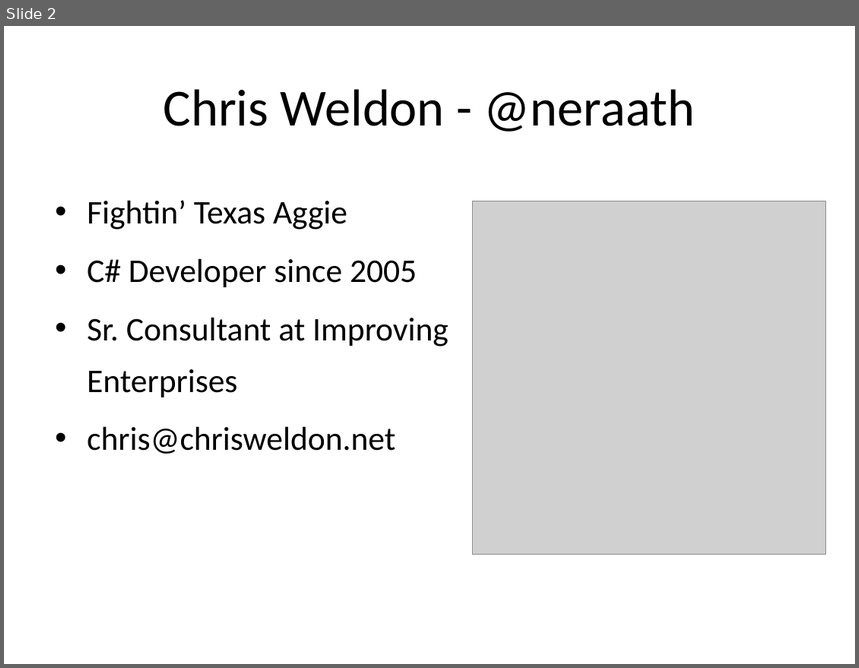
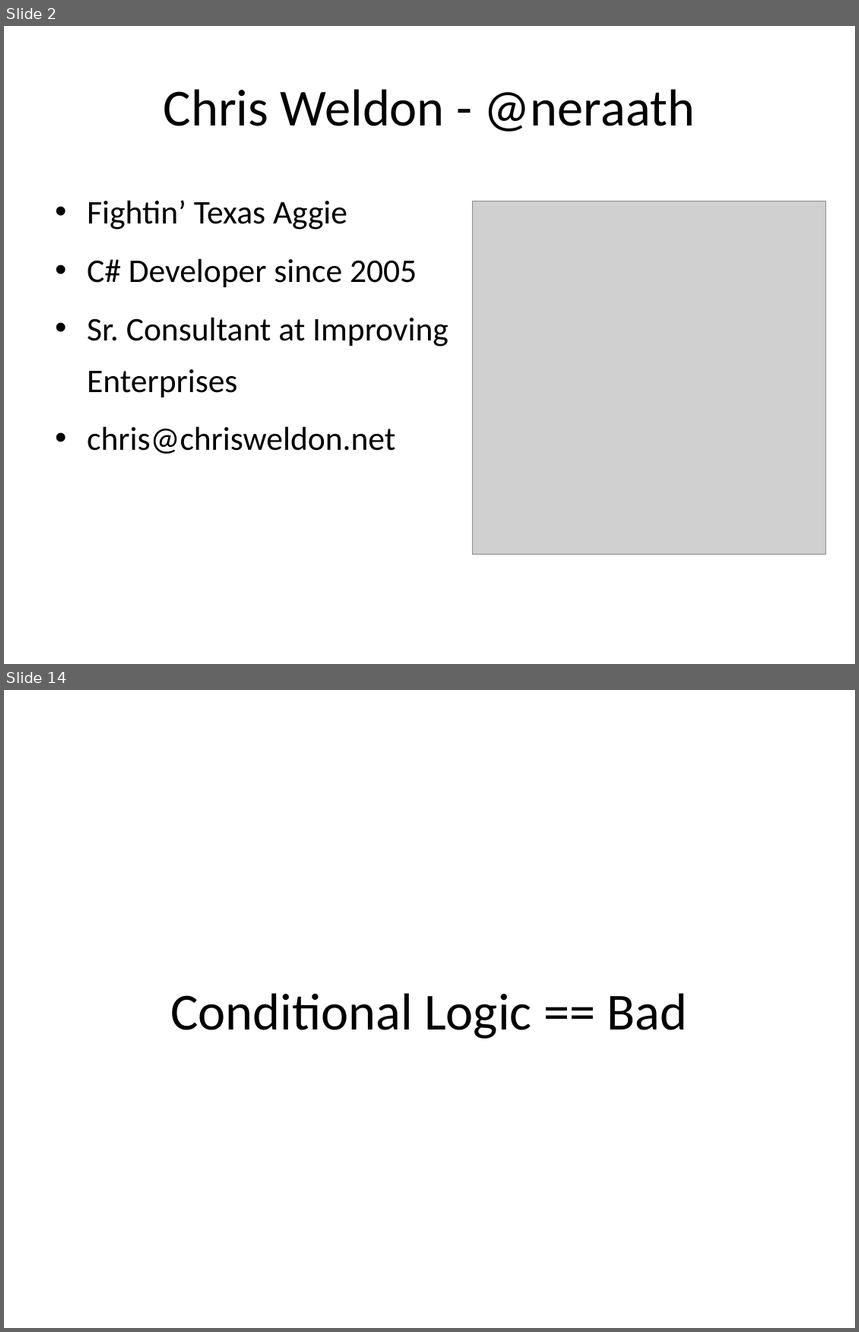
Before and after one commit to neraath/prism-talk, a slide deck: prism-talk.pptx. Shown one above the other, each under a label of ours: slide 2 before the commit, slides 2 and 14 after it; the slides between them are not shown. The pictures are 859x668 and 859x1332 pixels, drawn with LibreOffice and Linux fonts; fonts in the diff are those of the drawing; grey boxes stand for pictures. Boxes give left, top, right and bottom in pixels: in the first picture for what was removed or moved away, otherwise in the second. Text is boxed around its words. In the diff, an @@ line names an element or a change of style, - is before the commit and + after.

```diff
--- a/prism-talk.pptx
+++ b/prism-talk.pptx
@@ slide 14 added at [4, 690, 855, 1328], background #FFFFFF @@
@@ title added at [170, 993, 688, 1039], 44 pt, text #000000 @@
+Conditional Logic == Bad
```
Also in this commit, not shown: 1 slide changed, 41 other slides added.
